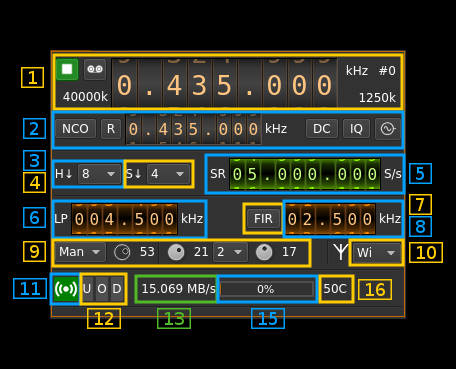
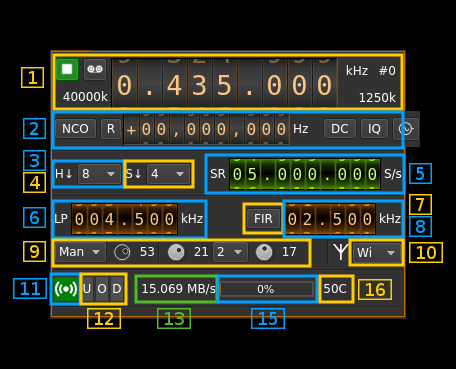
Revision of a layered (456, 369) image; what changed, layer by layer:
painted on "Patch_04" over box(121, 111, 420, 147)
